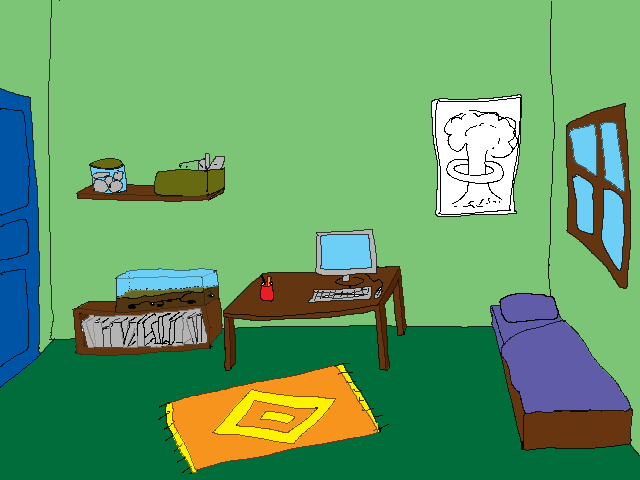
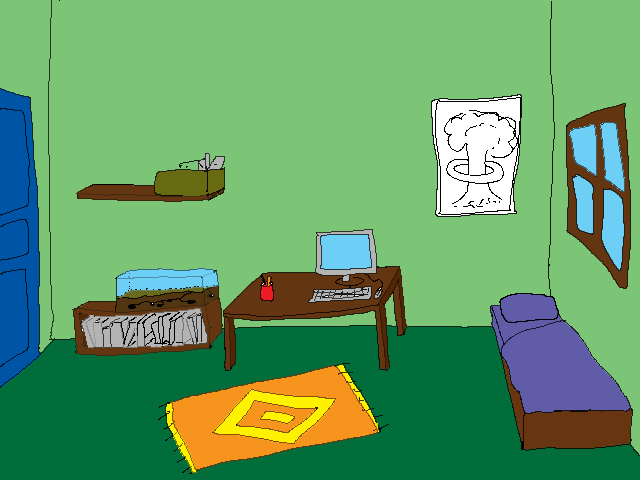
Comparing the layer stacks of the two 640x480 images. Changes:
painted on "chambre.png" over [89, 158, 133, 194]
